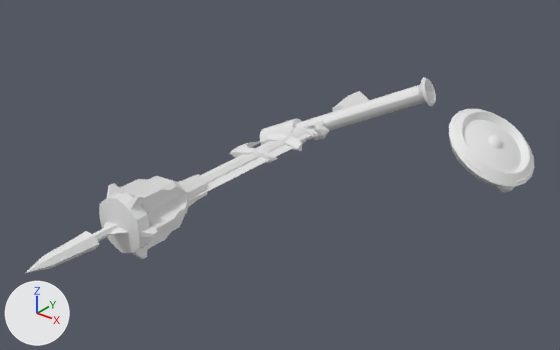
Before and after pictures for a commit that changed the Blender file Dirty/Models/ArmorModels.blend.
Before and after are seen from a 50 mm lens placed at (3.32, -6.03, 4.53), pointed at (-0.44, -1.32, 1.62). Arrows for +X, +Y and +Z are at lower left; the lights stay in place.

The older version as bpy lines, for what is in view:
```python
ob_axe = bpy.data.objects.new('Axe', me_axe)
ob_axe.location = (-1.05, 0.0, 1.466)
ob_axe.rotation_euler = (1.571, 1.571, 0.0)  # degrees (90, 90, 0)
ob_crystal = bpy.data.objects.new('Crystal', me_crystal)
ob_crystal.location = (1.016, 0.038, 1.422)
ob_crystal.rotation_euler = (0.069, 0.0535, -0.0891)  # degrees (4, 3.1, -5.1)
ob_heavysword = bpy.data.objects.new('HeavySword', me_heavysword)
ob_heavysword.location = (-1.05, 0.0, 1.466)
ob_heavysword.rotation_euler = (1.571, -1.571, 0.0)  # degrees (90, -90, 0)
ob_longsword = bpy.data.objects.new('LongSword', me_longsword)
ob_longsword.location = (-1.05, 0.0, 1.466)
ob_longsword.rotation_euler = (1.571, -1.571, 0.0)  # degrees (90, -90, 0)
ob_mace = bpy.data.objects.new('Mace', me_circle_001)
ob_mace.location = (-1.05, 0.0, 1.466)
ob_mace.rotation_euler = (1.571, -1.571, 0.0)  # degrees (90, -90, 0)
ob_mortar = bpy.data.objects.new('Mortar', me_mortar)
ob_mortar.location = (-0.684, 0.295, 1.645)
ob_mortar.rotation_euler = (2.028, -0.203, -1.426)  # degrees (116, -12, -82)
ob_shield = bpy.data.objects.new('Shield', me_shield)
ob_shield.location = (0.822, 0.09, 1.717)
ob_shield.rotation_euler = (0.152, 0.558, 0.0605)  # degrees (8.7, 32, 3.5)
ob_spear = bpy.data.objects.new('Spear', me_spear)
ob_spear.location = (-1.05, 0.0, 1.466)
ob_spear.rotation_euler = (1.571, -1.571, 0.0)  # degrees (90, -90, 0)
ob_sword = bpy.data.objects.new('Sword', me_sword)
ob_sword.location = (-1.05, 0.0, 1.466)
ob_sword.rotation_euler = (1.571, -1.571, 0.0)  # degrees (90, -90, 0)
```
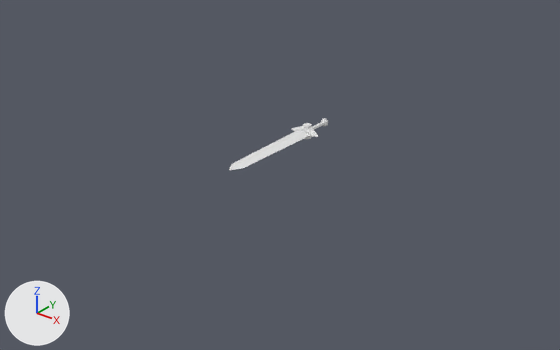
Changed parts and their boxes [x1, y1, x2, y2] in the pictures (560 x 350 px; the box of a moved part takes in the faces that stretch with it):
'Mace', hidden
    before: [99, 91, 369, 259]
'Shield', hidden
    before: [449, 109, 535, 186]
'Mortar', hidden
    before: [259, 77, 436, 145]
'Spear', hidden
    before: [25, 223, 118, 273]
'HeavySword', hidden
    before: [104, 133, 302, 234]
'Sword', reshaped
    before: [241, 123, 318, 167]
    after: [229, 118, 328, 170]
'Axe', hidden
    before: [229, 116, 323, 163]
'Deflector', hidden
    before: [453, 109, 533, 183]
'MainCrystal', hidden
    before: [312, 124, 329, 140]
'Crystal', hidden
    before: [497, 186, 515, 192]
'LongSword', hidden
    before: [272, 134, 296, 146]
part 1 of me_sword, moved or reshaped
    before: [295, 123, 318, 136]
    after: [229, 123, 318, 170]

Diff of the bpy script that builds the scene:
```diff
--- a/Dirty/Models/ArmorModels.blend.py
+++ b/Dirty/Models/ArmorModels.blend.py
@@ me_sword @@
 # used by ob_sword; location = (-1.05, 0.0, 1.466); rotation_euler = (1.571, -1.571, 0.0), in degrees (90, -90, 0)
-me_sword.from_pydata(...)  # 103 vertices, 97 faces; spans x -0.07..0.08, y -0.16..0.15, z -0.22..1.31
+me_sword.from_pydata(...)  # 89 vertices, 84 faces; spans x -0.07..0.08, y -0.17..0.17, z -0.22..1.31
+# me_sword part 1
+# 23 vertices are removed from x -0.06..0.07, y -0.16..0.15, z 0.09..0.15
+# 39 faces are deleted
+# 18 vertices in x -0.07..0.08, y -0.1..-0.03, z -0.21..1.19 move by (0.0, 0.01, 0.0)
+# 9 vertices move within x -0.01..0.02, y -0.13..0.0, z -0.22..1.31
+# 9 vertices are added at x -0.04..0.06, y -0.17..0.17, z 0.09..0.17
+# 26 new faces join them
@@ ob_axe @@
 ob_axe.rotation_euler = (1.571, 1.571, 0.0)  # degrees (90, 90, 0)
+ob_axe.hide_set(True)
@@ ob_longsword @@
 ob_longsword.rotation_euler = (1.571, -1.571, 0.0)  # degrees (90, -90, 0)
+ob_longsword.hide_set(True)
@@ ob_mace @@
 ob_mace.rotation_euler = (1.571, -1.571, 0.0)  # degrees (90, -90, 0)
+ob_mace.hide_set(True)
@@ ob_spear @@
 ob_spear.rotation_euler = (1.571, -1.571, 0.0)  # degrees (90, -90, 0)
+ob_spear.hide_set(True)
@@ ob_heavysword @@
 ob_heavysword.rotation_euler = (1.571, -1.571, 0.0)  # degrees (90, -90, 0)
+ob_heavysword.hide_set(True)
@@ ob_mortar @@
 ob_mortar.rotation_euler = (2.028, -0.203, -1.426)  # degrees (116, -12, -82)
+ob_mortar.hide_set(True)
@@ ob_crystal @@
 ob_crystal.rotation_euler = (0.069, 0.0535, -0.0891)  # degrees (4, 3.1, -5.1)
+ob_crystal.hide_set(True)
@@ ob_maincrystal @@
 ob_maincrystal.rotation_euler = (0.0358, -0.116, -0.0685)  # degrees (2.1, -6.6, -3.9)
+ob_maincrystal.hide_set(True)
@@ ob_shield @@
 ob_shield.rotation_euler = (0.152, 0.558, 0.0605)  # degrees (8.7, 32, 3.5)
+ob_shield.hide_set(True)
@@ ob_deflector @@
 ob_deflector.rotation_euler = (0.152, 0.558, 0.0605)  # degrees (8.7, 32, 3.5)
+ob_deflector.hide_set(True)
```
